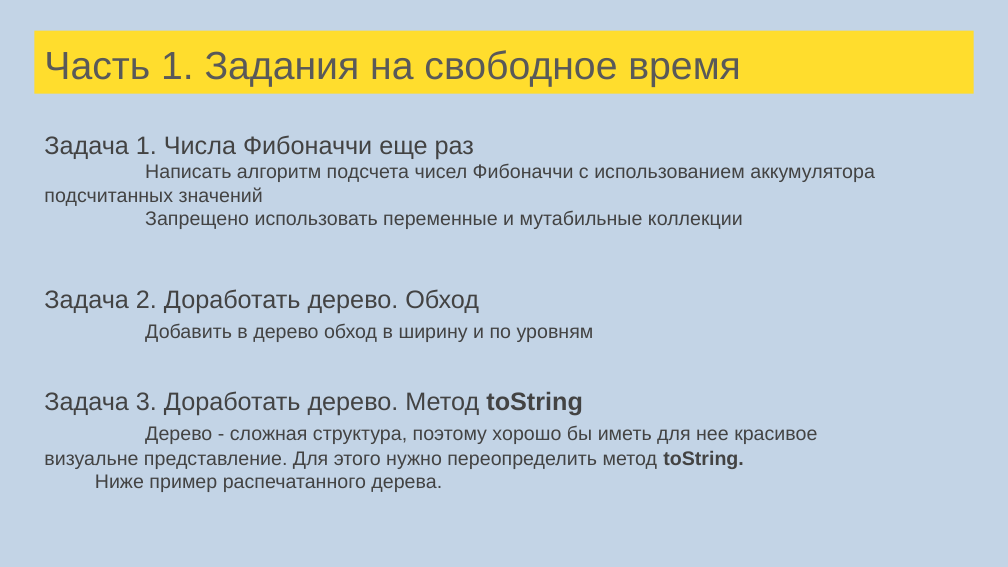
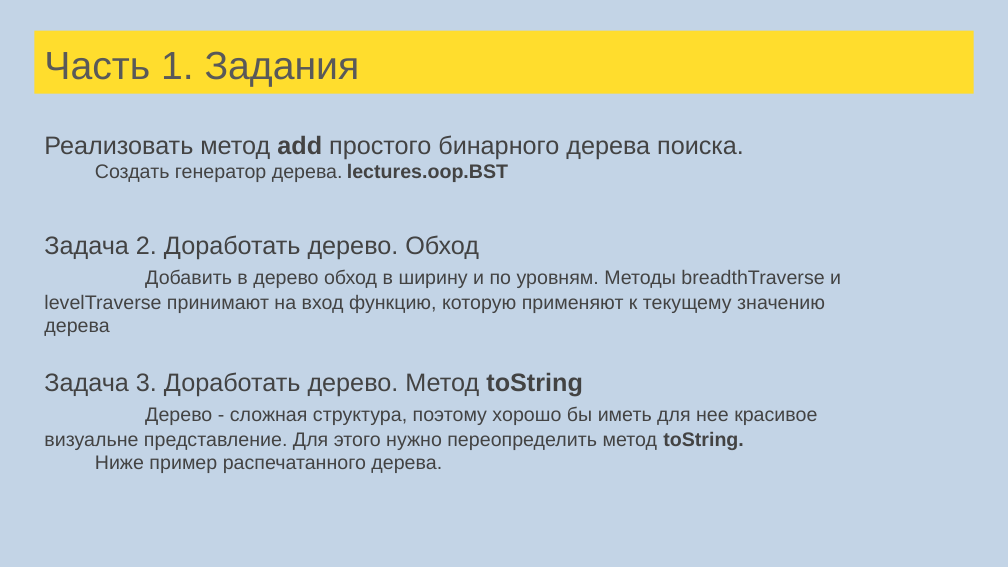
Before and after one commit to tralfamadore/ScalaLectures, a slide deck: slide 80 of src/main/resources/Лекции Scala для FinTech.pptx (slide 74 before the commit). Drawn at 1008x567 pixels with LibreOffice and Linux fonts; fonts in the diff are those of the drawing. Boxes give left, top, right and bottom in pixels: in the first picture for what was removed or moved away, otherwise in the second. Text is boxed around its words. In the diff, an @@ line names an element or a change of style, - is before the commit and + after.

```diff
--- a/src/main/resources/Лекции Scala для FinTech.pptx
+++ b/src/main/resources/Лекции Scala для FinTech.pptx
@@ title at bbox=[44, 51, 360, 87]: text changed @@
-Часть 1. Задания на свободное время
+Часть 1. Задания
@@ text removed at bbox=[44, 135, 875, 229] @@
-Задача 1. Числа Фибоначчи еще раз
-Написать алгоритм подсчета чисел Фибоначчи с использованием аккумулятора подсчитанных значений
-Запрещено использовать переменные и мутабильные коллекции
@@ text added at bbox=[44, 135, 744, 182], 18 pt, text #434343 @@
+Реализовать метод add простого бинарного дерева поиска.
+Создать генератор дерева. lectures.oop.BST
@@ text "Задача 2. Доработать дерево. Обход": place and size @@
-text "Задача 2. Доработать дерево. Обход" at bbox=[44, 289, 594, 342]
+text "Задача 2. Доработать дерево. Обход" at bbox=[44, 235, 841, 336]
@@ text at bbox=[44, 270, 841, 336]: text changed @@
-Добавить в дерево обход в ширину и по уровням
+Добавить в дерево обход в ширину и по уровням. Методы breadthTraverse и levelTraverse принимают на вход функцию, которую применяют к текущему значению дерева
@@ text "Задача 3. Доработать дерево. Метод ...": place and size @@
-text "Задача 3. Доработать дерево. Метод ..." at bbox=[44, 391, 817, 492]
+text "Задача 3. Доработать дерево. Метод ..." at bbox=[44, 372, 817, 473]
```
Also in this commit, not shown: 17 other slides changed, 16 slides added, 2 slides removed, 1 other file.
